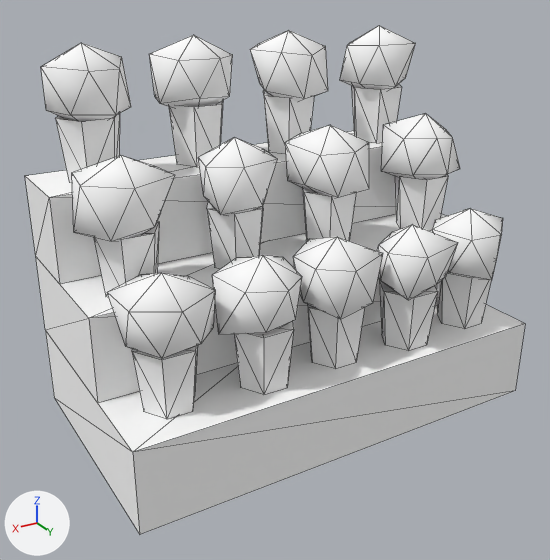
Before and after pictures for a commit that changed the glTF model games/yorimichi/assets/belmonte/meshes/SM_BM_BP_FlowerStand.glb.
Before and after are seen from a 50 mm lens placed at (1.38, 2.22, 1.62), pointed at (0.07, 0.03, 0.52). Lighting does not change. The marker at lower left points along +X, +Y and +Z. The first picture is the older version. Mesh edges are drawn as thin lines. Vertices at exactly the same position are counted once.

Objects in the first picture: 'SM_BM_BP_FlowerStand'.
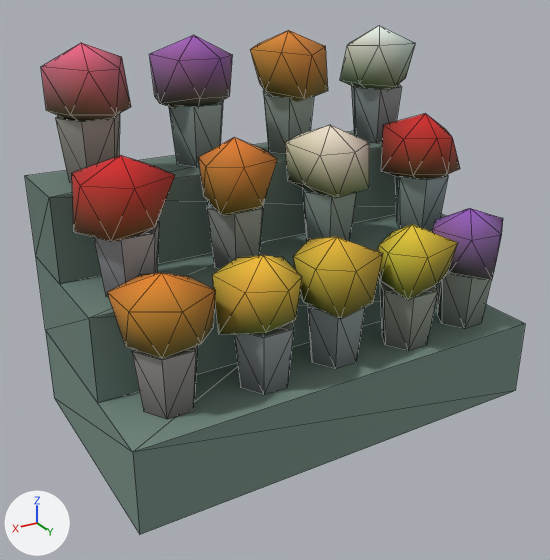
Where the change shows, as pixel boxes [x1, y1, x2, y2] in the pictures (550 x 560 px):
part 1 of me_sm_bp_flowerstand, recoloured (darker): [25, 26, 525, 534] in both

What the commit changed:
me_sm_bp_flowerstand has 371 vertices, 576 faces and spans x -0.8..0.8, y -0.46..0.45, z 0.0..1.35.
me_sm_bp_flowerstand is used by ob_sm_bm_bp_flowerstand; location (0.0, 0.0, 0.0).
me_sm_bp_flowerstand part 1: 576 faces centred in x -0.8..0.8, y -0.45..0.45, z 0.1..1.31 are repainted in the vertex colours, in many colours.
